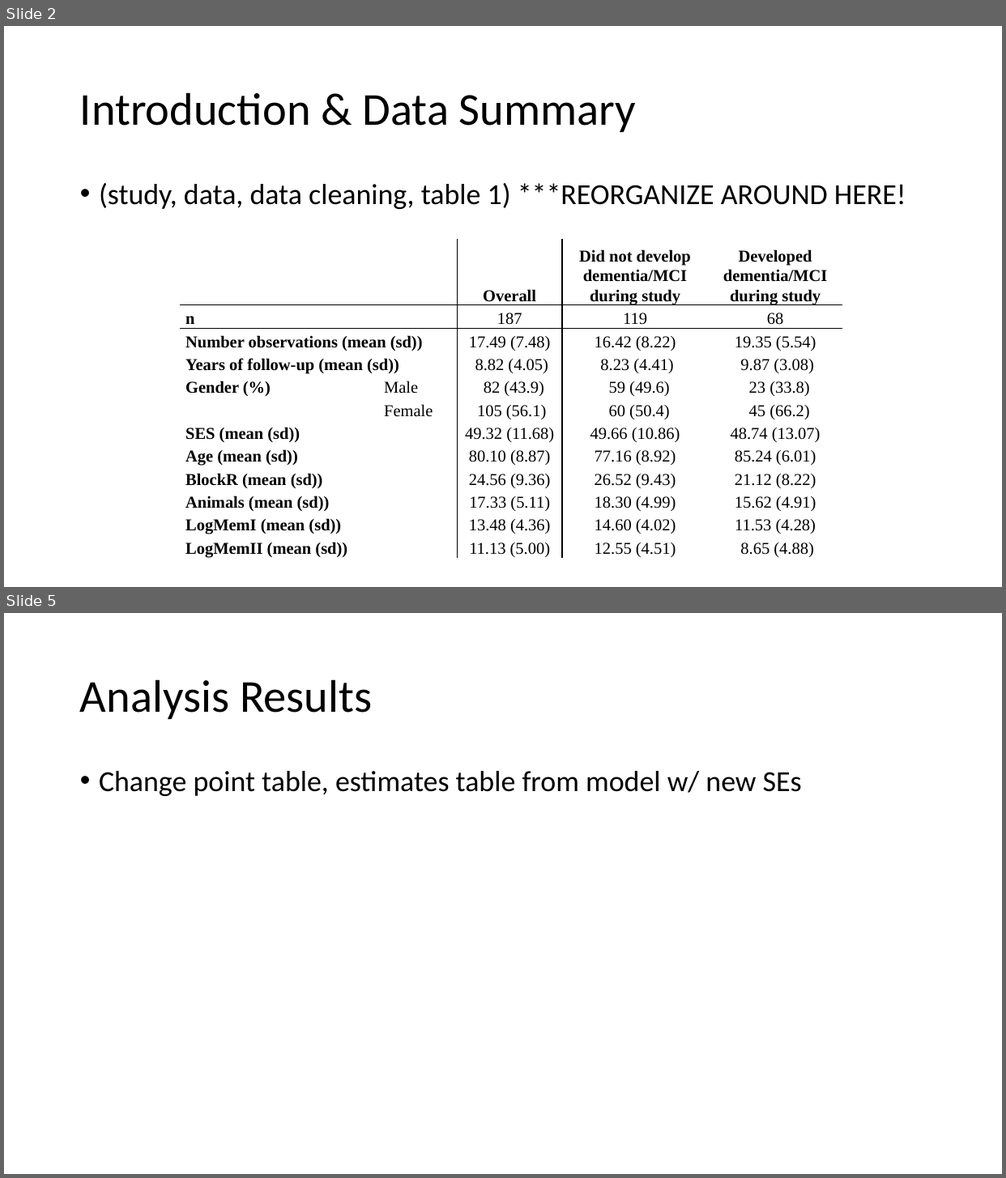
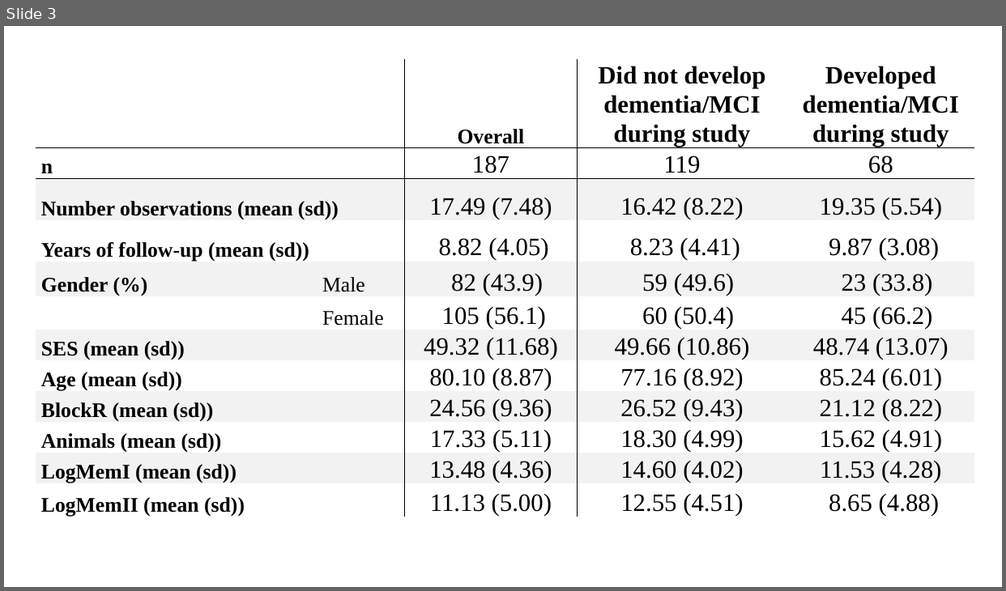
Before and after one commit to johnsra3/bios6623-johnsra3, a slide deck: Project3/Reports/Project 3 Final Presentation.pptx. Shown one above the other, each under a label of ours: slides 2 and 5 before the commit, slide 3 after it; the slides between them are not shown. The pictures are 1006x1178 and 1006x591 pixels, drawn with LibreOffice and Linux fonts; fonts in the diff are those of the drawing. Boxes give left, top, right and bottom in pixels: in the first picture for what was removed or moved away, otherwise in the second. Text is boxed around its words. In the diff, an @@ line names an element or a change of style, - is before the commit and + after.

Commit message:
Added results to presentation, updated tables in report

```diff
--- a/Project3/Reports/Project 3 Final Presentation.pptx
+++ b/Project3/Reports/Project 3 Final Presentation.pptx
@@ slide 5 removed at (x1=4, y1=613, x2=1002, y2=1174), background #FFFFFF @@
@@ title removed at (x1=80, y1=679, x2=372, y2=719) @@
-Analysis Results
@@ text removed at (x1=99, y1=771, x2=802, y2=796) @@
-• Change point table, estimates table from model w/ new SEs
@@ what was slide 2 is now slide 3 @@
@@ slide 3 changed as well @@
@@ table at (x1=36, y1=60, x2=975, y2=531) @@
+column 2:  |  |  |  |  |  |  |  |  |  |  | 
@@ table resized from (x1=180, y1=238, x2=842, y2=561) to (x1=36, y1=60, x2=975, y2=531) @@
@@ title removed at (x1=80, y1=92, x2=636, y2=132) @@
-Introduction & Data Summary
@@ text removed at (x1=99, y1=183, x2=906, y2=209) @@
-• (study, data, data cleaning, table 1) ***REORGANIZE AROUND HERE!
```
Also in this commit, not shown: 1 other slide changed, 4 slides added, 3 other slides removed, 11 other files.
